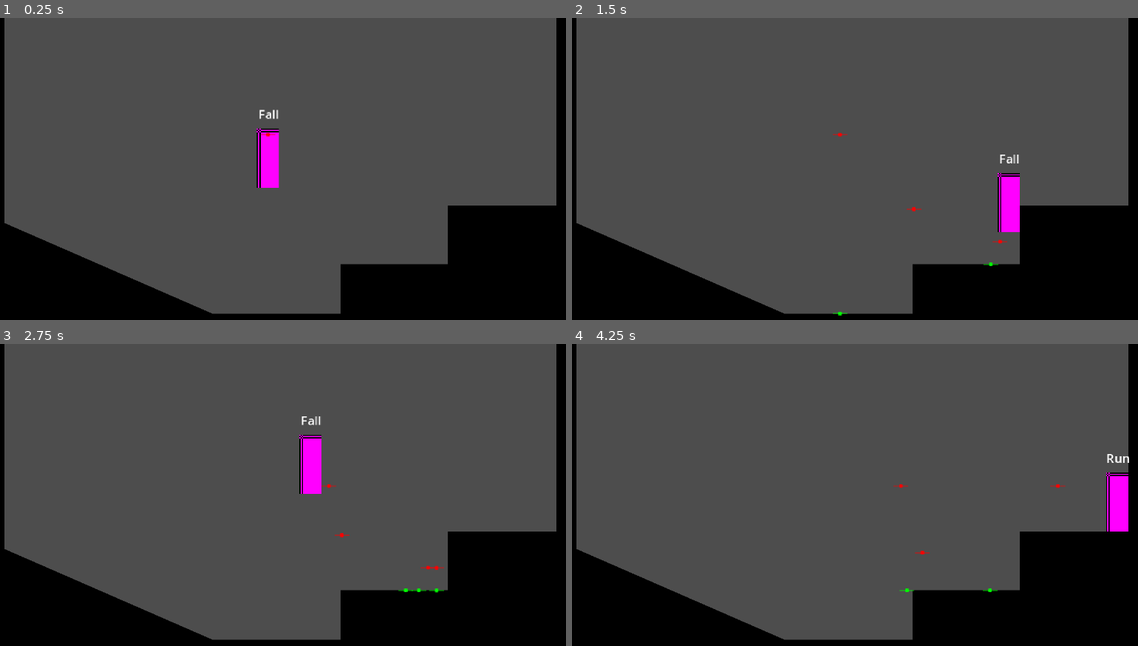
Above: before the commit, frames 1-4 (two rows, left to right).
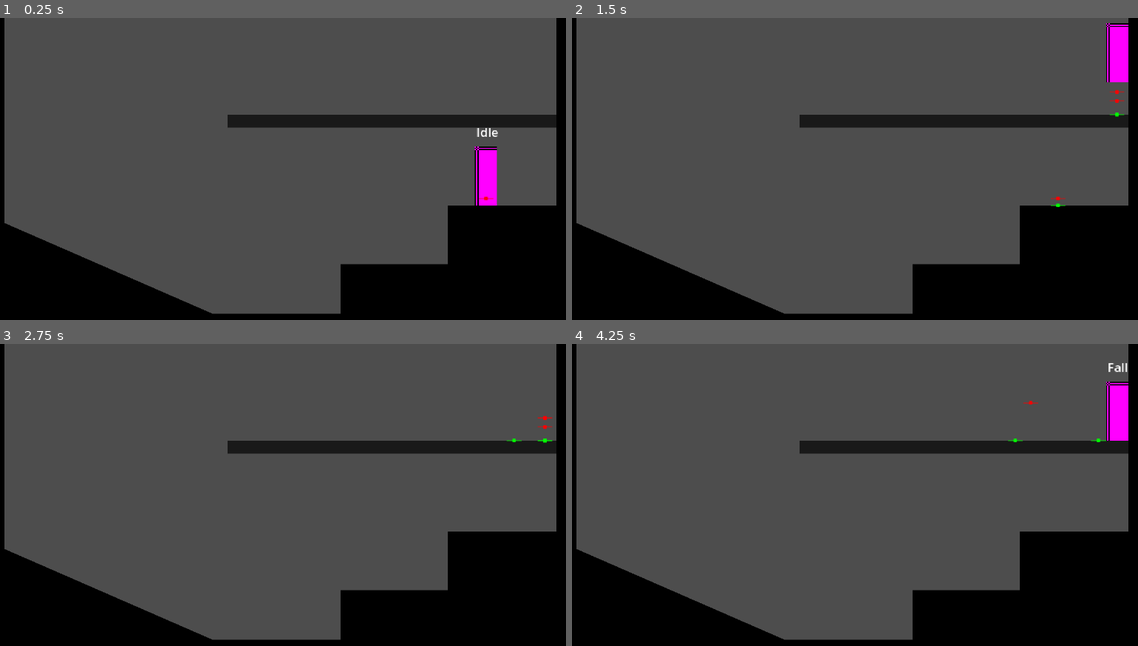
Above: after the commit, the same moments.

Repository: AyaPK/metroidvainaya
Game: Godot game, scene res://playground.tscn
The game is run twice, just before and just after one commit, with the same random seed, the same clock (stepped at 60 frames per second) and the same inputs.
Inputs:
- Up to frame 1 (0.25 s): no input
- Up to frame 2 (1.5 s): hold Space (jump) 0.53-1.28 s; hold D (right) from 0.53 s (still down); tap Space (jump) at 1.35 s
- Up to frame 3 (2.75 s): tap Space (jump) at 1.52, 1.82 s; release D (right) at 2.03 s; hold A (left) from 2.03 s (still down); hold Space (jump) from 2.03 s (still down)
- Up to frame 4 (4.25 s): release A (left) at 2.78 s; release Space (jump) at 2.78 s; hold D (right) from 2.78 s (still down); tap Space (jump) at 2.85, 3.02, 3.32 s; hold Space (jump) from 3.53 s (still down)

The runs differ from the first frame. In frame 1, 4.1% of the frame differs, in the area x 40-99%, y 30-63%; in frame 2, 4.2%; in frame 3, 3.3%; in frame 4, 4.2%, in the area x 40-99%, y 6-83%.

Commit message:
Implements one-way platform jumping

Diff:
--- a/player/player.tscn
+++ b/player/player.tscn
@@ -14,6 +14,7 @@
 size = Vector2(18, 48)
 
 [node name="Player" type="CharacterBody2D"]
+collision_mask = 17
 script = ExtResource("1_oul6g")
 
 [node name="Sprite2D" type="Sprite2D" parent="."]
@@ -54,3 +55,8 @@
 theme_override_font_sizes/font_size = 10
 text = "label"
 horizontal_alignment = 1
+
+[node name="FloorChecker" type="RayCast2D" parent="."]
+position = Vector2(0, -3)
+target_position = Vector2(0, 24)
+collision_mask = 16
--- a/player/scripts/player.gd
+++ b/player/scripts/player.gd
@@ -1,6 +1,10 @@
 class_name Player extends CharacterBody2D
 
 const DEBUG_JUMP_INDICATOR = preload("uid://belnbdxrh2xmt")
+
+#region /// onready
+@onready var floor_checker: RayCast2D = $FloorChecker
+#endregion
 
 #region /// State Machine vars
 var states: Array[PlayerState]
@@ -94,3 +98,10 @@
 	indicator.modulate = color
 	await get_tree().create_timer(2).timeout
 	indicator.queue_free()
+
+func is_on_one_way_platform() -> bool:
+	if floor_checker.is_colliding():
+		var body = floor_checker.get_collider()
+		if body in get_tree().get_nodes_in_group("platform"):
+			return true
+	return false
--- a/player/states/crouch.gd
+++ b/player/states/crouch.gd
@@ -16,9 +16,14 @@
 	if !Input.is_action_pressed("down"):
 		return idle
 	elif Input.is_action_just_pressed("jump"):
-		return jump
+		if player.is_on_one_way_platform():
+			player.global_position.y += 1
+		else:
+			return jump
+	elif !player.is_on_floor():
+		return fall
 	return next_state
 
 func physics_process(_delta: float) -> PlayerState:
-	player.velocity.x = move_toward(player.velocity.x, 0, 10)
+	player.velocity.x = move_toward(player.velocity.x, 0,12)
 	return next_state
--- a/player/states/fall.gd
+++ b/player/states/fall.gd
@@ -12,6 +12,7 @@
 
 func exit() -> void:
 	player.gravity_multiplier = 1.0
+	player.set_collision_mask_value(5, true)
 	if player.is_on_floor():
 		player.coyote_timer = player.coyote_time
 
--- a/playground.tscn
+++ b/playground.tscn
@@ -1,6 +1,15 @@
-[gd_scene load_steps=5 format=3 uid="uid://d0m48eu0nphcy"]
+[gd_scene load_steps=7 format=3 uid="uid://d0m48eu0nphcy"]
 
 [ext_resource type="PackedScene" uid="uid://bkmau1c3h2to0" path="res://player/player.tscn" id="1_rupst"]
+
+[sub_resource type="Gradient" id="Gradient_rupst"]
+colors = PackedColorArray(0.09803922, 0.09803922, 0.09803922, 1, 0.09803922, 0.09803922, 0.09803922, 1)
+
+[sub_resource type="GradientTexture2D" id="GradientTexture2D_wt17y"]
+gradient = SubResource("Gradient_rupst")
+
+[sub_resource type="RectangleShape2D" id="RectangleShape2D_is3ju"]
+size = Vector2(64, 64)
 
 [sub_resource type="Gradient" id="Gradient_wt17y"]
 colors = PackedColorArray(0, 0, 0, 1, 0, 0, 0, 1)
@@ -8,10 +17,20 @@
 [sub_resource type="GradientTexture2D" id="GradientTexture2D_m8u5f"]
 gradient = SubResource("Gradient_wt17y")
 
-[sub_resource type="RectangleShape2D" id="RectangleShape2D_is3ju"]
-size = Vector2(64, 64)
+[node name="Node2D" type="Node2D"]
 
-[node name="Node2D" type="Node2D"]
+[node name="Sprite2D7" type="Sprite2D" parent="."]
+position = Vector2(334.9395, 84)
+scale = Vector2(4.3418603, 0.16649649)
+texture = SubResource("GradientTexture2D_wt17y")
+
+[node name="StaticBody2D" type="StaticBody2D" parent="Sprite2D7" groups=["platform"]]
+collision_layer = 16
+collision_mask = 0
+
+[node name="CollisionShape2D" type="CollisionShape2D" parent="Sprite2D7/StaticBody2D"]
+shape = SubResource("RectangleShape2D_is3ju")
+one_way_collision = true
 
 [node name="Sprite2D" type="Sprite2D" parent="."]
 position = Vector2(241, 257)
@@ -75,4 +94,4 @@
 shape = SubResource("RectangleShape2D_is3ju")
 
 [node name="Player" parent="." instance=ExtResource("1_rupst")]
-position = Vector2(229, 95)
+position = Vector2(406, 147)
--- a/project.godot
+++ b/project.godot
@@ -22,6 +22,10 @@
 window/size/window_width_override=1440
 window/size/window_height_override=810
 window/stretch/mode="canvas_items"
+
+[global_group]
+
+platform=""
 
 [input]
 
